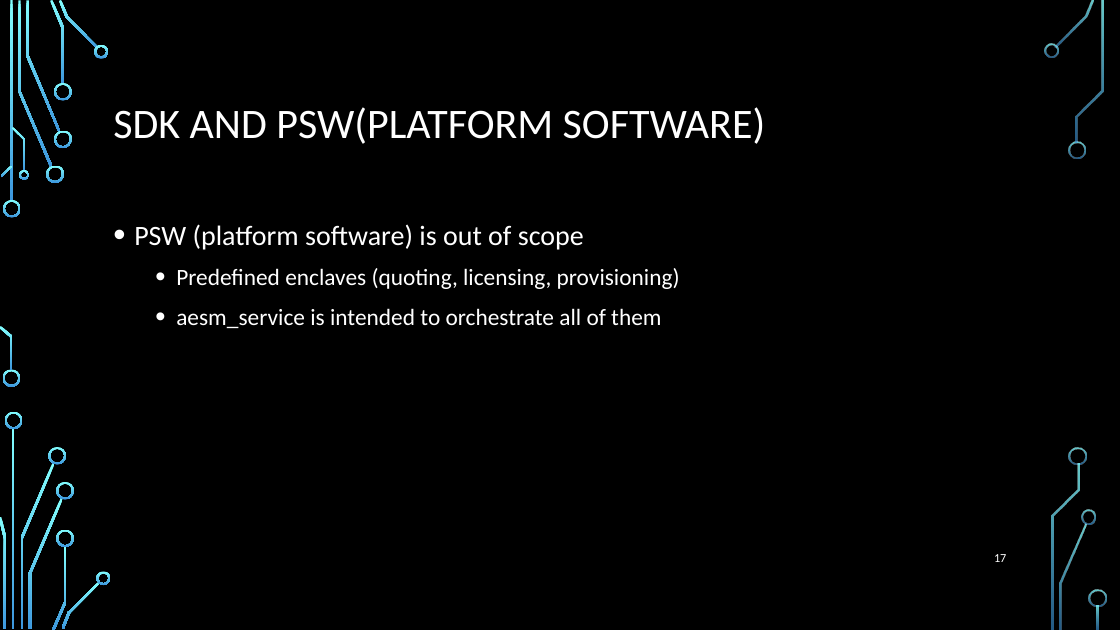
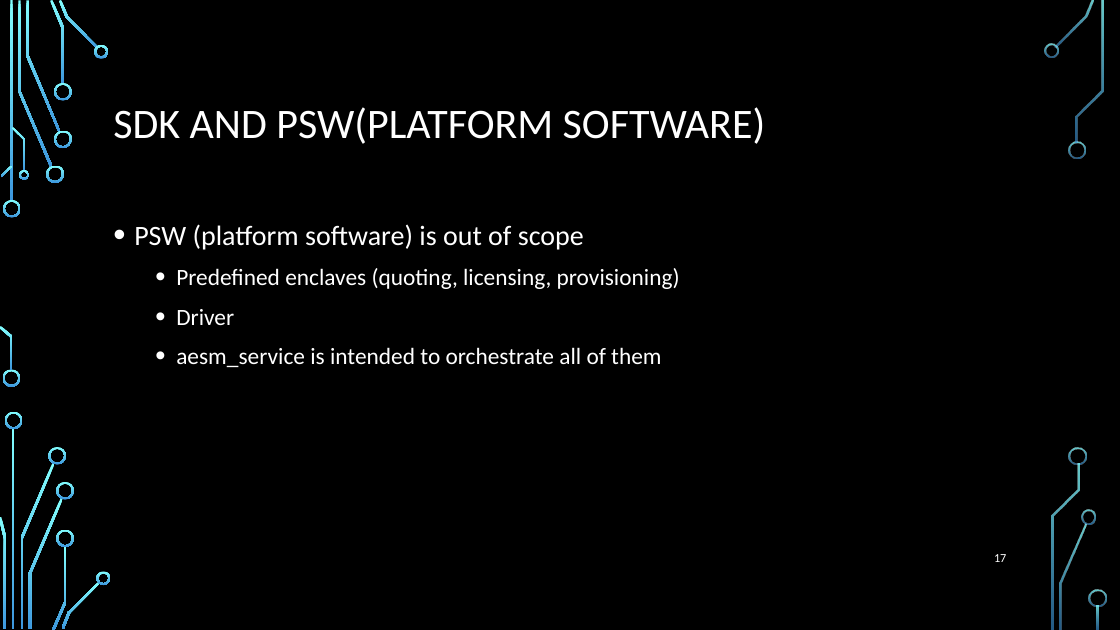
Before and after one commit to wireshrink/RECONMTL-2017, a slide deck: slide 17 of docs/SGX Enclave Programming - Common Mistakes.pptx. Drawn at 1120x630 pixels with LibreOffice and Linux fonts; fonts in the diff are those of the drawing; background and template pictures are left out. Boxes give left, top, right and bottom in pixels: in the first picture for what was removed or moved away, otherwise in the second. Text is boxed around its words. In the diff, an @@ line names an element or a change of style, - is before the commit and + after.

```diff
--- a/docs/SGX Enclave Programming - Common Mistakes.pptx
+++ b/docs/SGX Enclave Programming - Common Mistakes.pptx
@@ text at box(176, 309, 234, 325): paragraph added @@
+  • Driver
```
Also in this commit, not shown: 6 other slides changed, 1 slide added, 25 other files.
